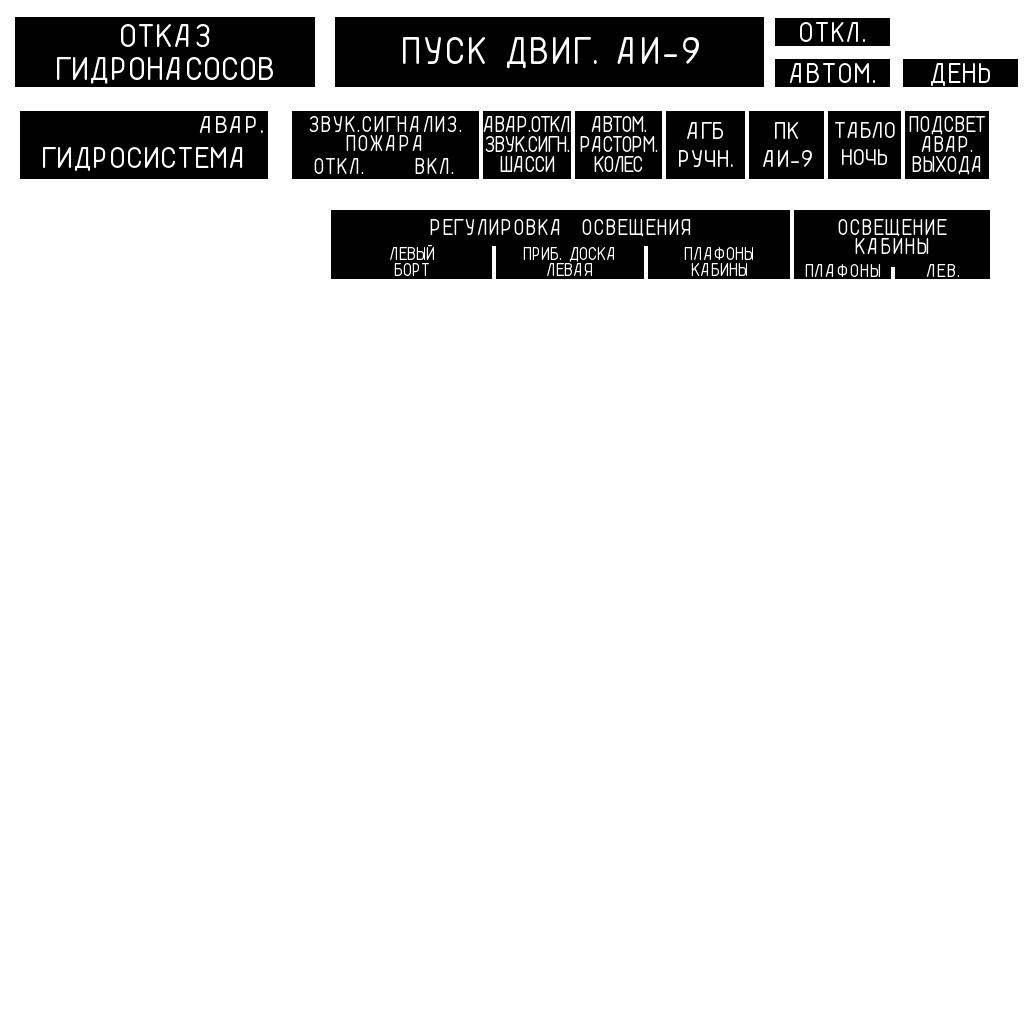
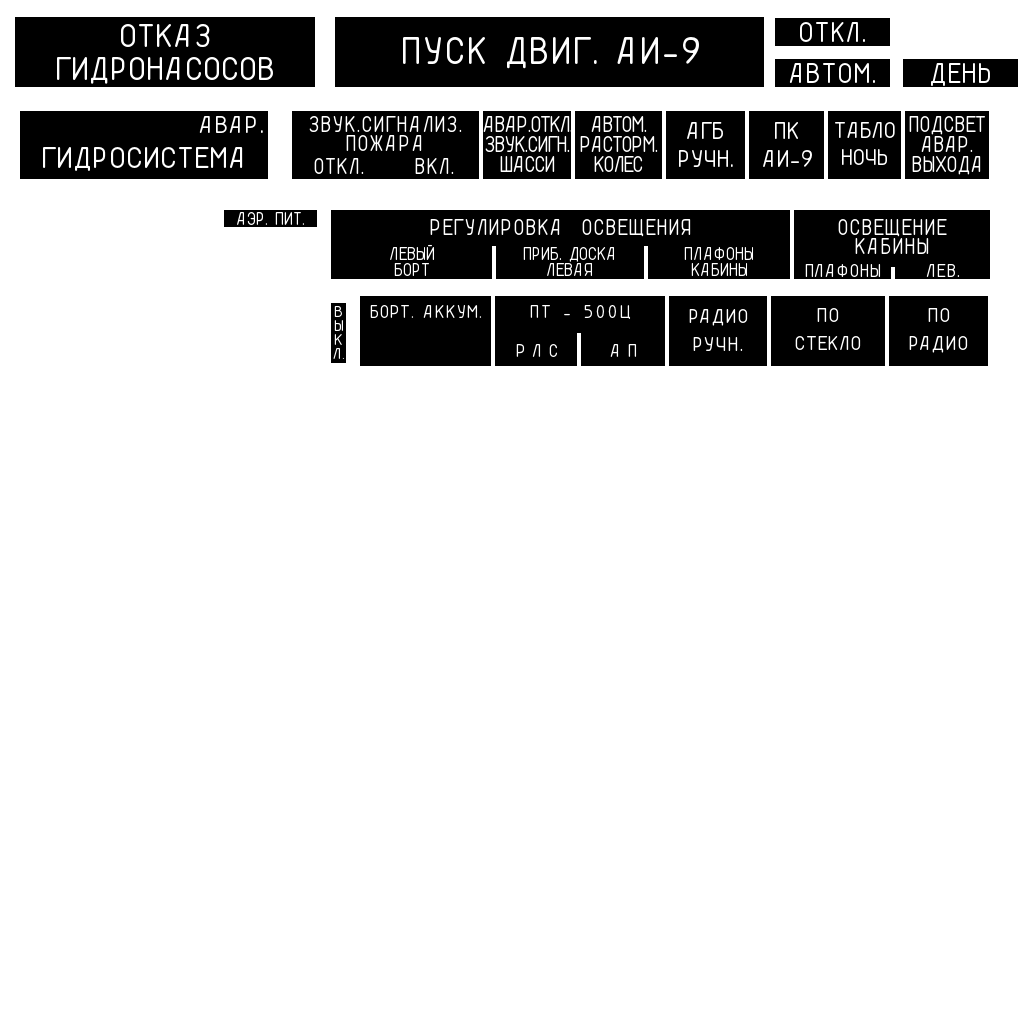
Two versions of the same layered image (1024px x 1024px). Layer-by-layer changes:
added layer "АП" above "РЛС" over [610,344,637,357]
added layer "РЛС" above "В ..." over [516,344,558,357]
added layer "В ..." above "АЭР. ПИТ." over [333,306,344,359]
added layer "АЭР. ПИТ." above "Новый слой#3" over [237,212,305,225]
added layer "Новый слой#3" above "Вставленный слой" over [224,210,382,342]
added layer "Вставленный слой" above "ПО ...#1" over [331,299,382,366]
added layer "ПО ...#1" above "ПО ..." over [909,308,968,353]
added layer "ПО ..." above "РАДИО ..." over [795,308,861,350]
added layer "РАДИО ..." above "ПТ - 500Ц" over [689,309,748,351]
added layer "ПТ - 500Ц" above "БОРТ. АККУМ." over [530,305,631,320]
added layer "БОРТ. АККУМ." above "ЛЕВ." over [370,305,482,318]
added layer "Копия exterior_Plane.108.tga#1" above "exterior_Plane.108.tga" over [360,296,988,366]
added layer "Копия Копия exterior_Plane.108.tga" above "Копия exterior_Plane.108.tga" over [360,296,988,366]
